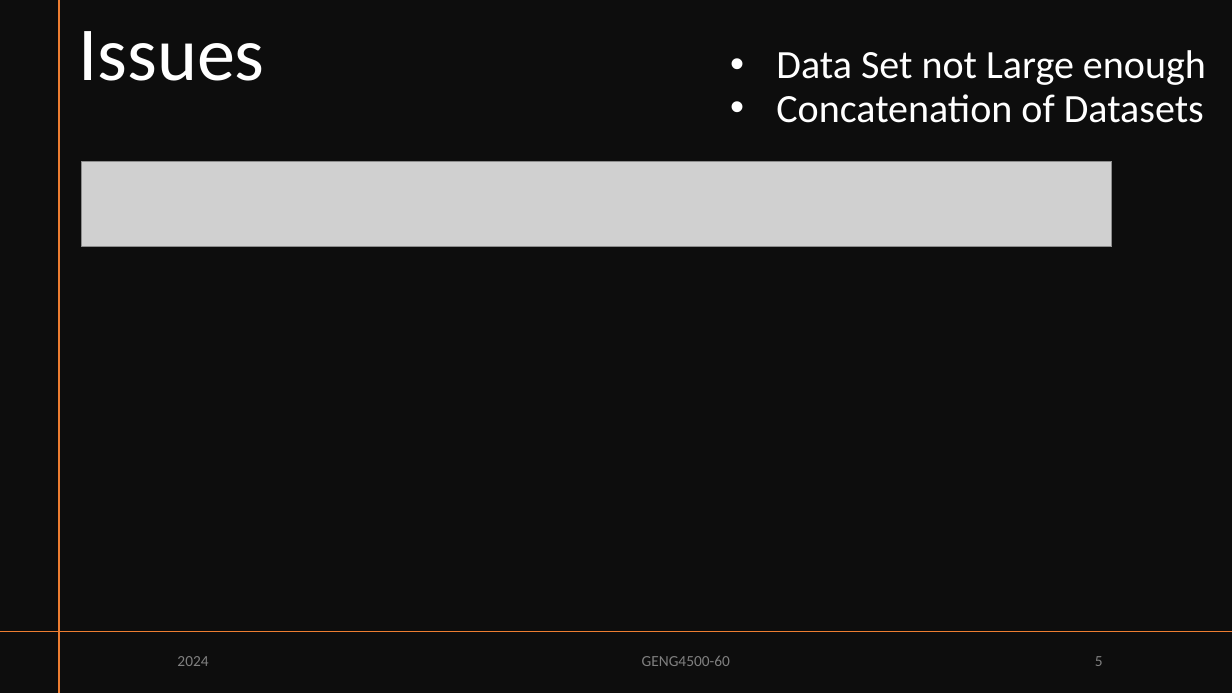
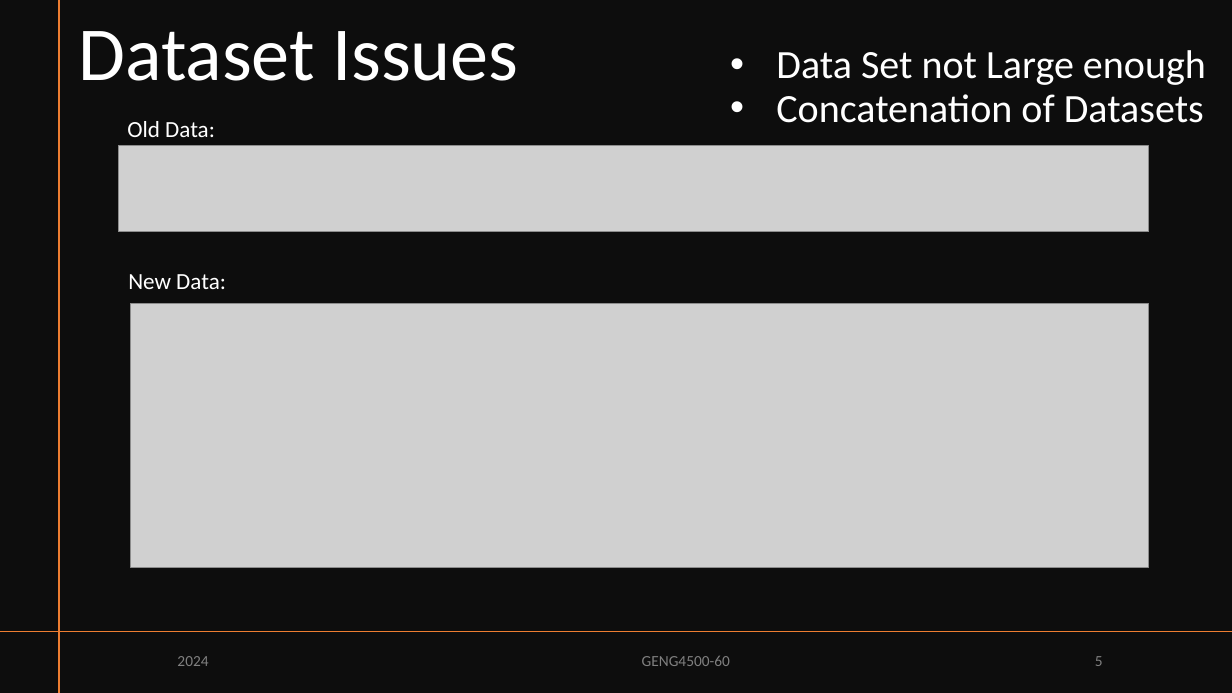
Before and after one commit to PMcTwist/Machine_Learn_Project, a slide deck: slide 5 of Presentation/ALI_Raymond_MAYNARD_Patrick_GENG4500_Final_presentation_2024.pptx. Drawn at 1232x693 pixels with LibreOffice and Linux fonts; fonts in the diff are those of the drawing; grey boxes stand for pictures. Boxes give left, top, right and bottom in pixels: in the first picture for what was removed or moved away, otherwise in the second. Text is boxed around its words. In the diff, an @@ line names an element or a change of style, - is before the commit and + after.

Commit message:
-Fleshed out slides with code snippets, datasets, and graphs -Re-arranged slides to flow better -Added references -Added pictures of cute robots doing exercise - most important part of this whole thing!
P@

```diff
--- a/Presentation/ALI_Raymond_MAYNARD_Patrick_GENG4500_Final_presentation_2024.pptx
+++ b/Presentation/ALI_Raymond_MAYNARD_Patrick_GENG4500_Final_presentation_2024.pptx
@@ title at [78,31,519,81]: text changed @@
-Issues
+Dataset Issues
@@ picture: place and size @@
-picture at [81,161,1112,247]
+picture at [118,146,1149,232]
@@ text added at [127,121,215,137], 18 pt, text #FFFFFF @@
+Old Data:
@@ text added at [128,274,226,289], 18 pt, text #FFFFFF @@
+New Data:
@@ picture added at [130,304,1149,568] @@
```
Also in this commit, not shown: 8 other slides changed.
